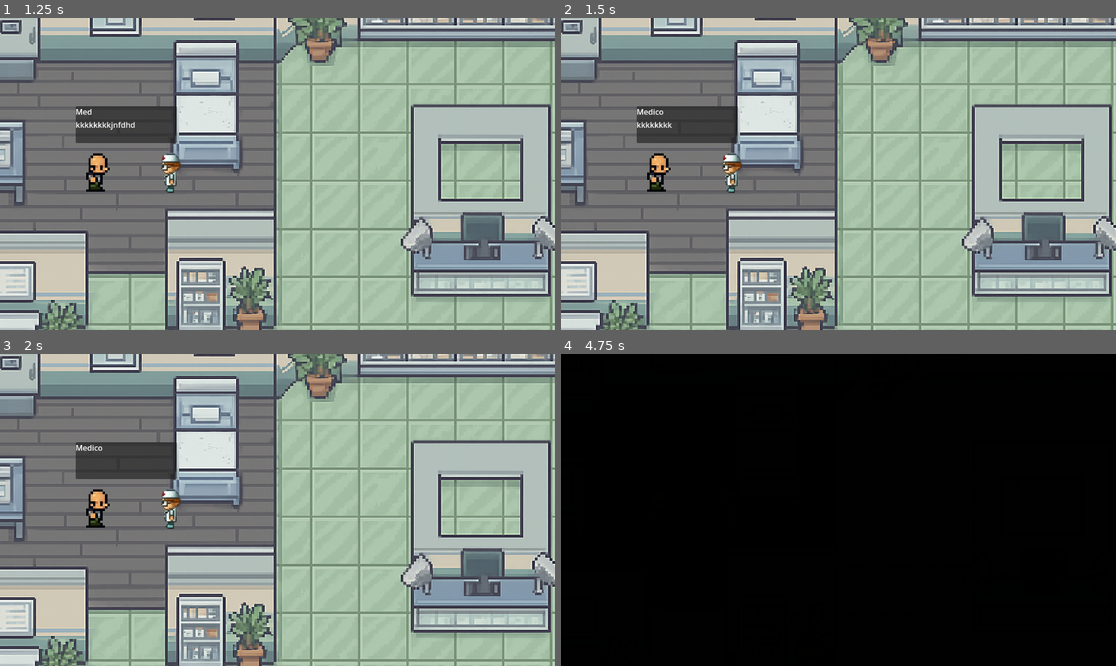
Above: before the commit, frames 1-4 (two rows, left to right).
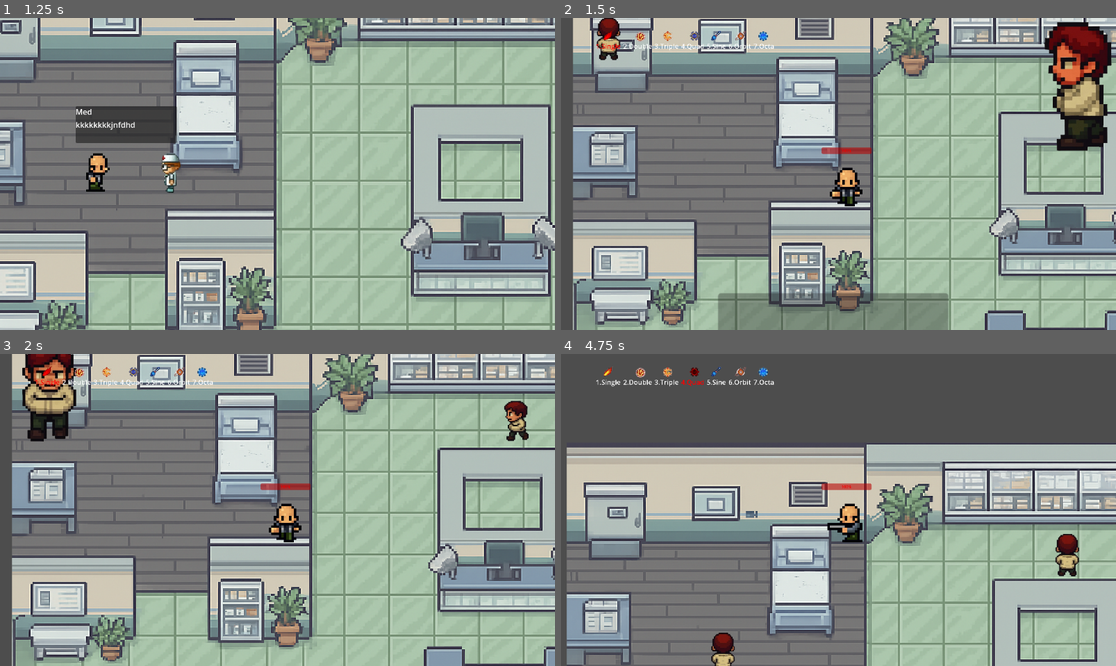
Above: after the commit, the same moments.

Repository: levi-tabosa/trabai_andrea
Game: Godot game, scene res://scenes/cutscene_1.tscn
Two runs of this game, one before a commit and one after it. Both use one fixed random seed, a clock stepped at 60 frames per second and the inputs below. This scene is started directly instead of the project's main scene.
Inputs:
- Up to frame 1 (1.25 s): tap Enter (ui_accept) at 0.5, 0.77 s; hold Right (ui_right) from 0.53 s (still down); tap Keypad Enter (enter) at 0.6 s
- Up to frame 2 (1.5 s): release Right (ui_right) at 1.28 s; hold Down (ui_down) from 1.28 s (still down); tap Keypad Enter (enter) at 1.35 s
- Up to frame 3 (2 s): keep holding Down (ui_down); tap Enter (ui_accept) at 1.52 s
- Up to frame 4 (4.75 s): release Down (ui_down) at 2.03 s; hold Right (ui_right) 2.03-2.78 s; tap 1 (select-1) at 2.1 s; tap Keypad Enter (enter) every 0.75 s from 2.3 to 4.55 s; hold Up (ui_up) 2.78-3.53 s; tap 2 (select-2) at 2.85 s; tap Enter (ui_accept) at 3.02, 3.77, 4.52 s; hold Left (ui_left) from 3.53 s (still down); tap 3 (select-3) at 3.6 s; tap 4 (select-4) at 4.35 s

Frame 1 is identical in both runs. In frame 2, 65% of the frame differs, in the area x 0-100%, y 0-100%; in frame 3, 62%; in frame 4, 100%.

Commit message:
added the change scene

Diff:
--- a/scenes/cutscene_1.tscn
+++ b/scenes/cutscene_1.tscn
@@ -8,7 +8,7 @@
 [ext_resource type="Texture2D" uid="uid://chqemjd03pk7x" path="res://assets/chracther-medic-removebg-preview.png" id="5_5yu3y"]
 
 [sub_resource type="Animation" id="Animation_vqy6s"]
-length = 10.0
+length = 5.0
 tracks/0/type = "value"
 tracks/0/imported = false
 tracks/0/enabled = true
@@ -76,11 +76,14 @@
 tracks/5/interp = 1
 tracks/5/loop_wrap = true
 tracks/5/keys = {
-"times": PackedFloat32Array(0.366667),
-"transitions": PackedFloat32Array(1),
+"times": PackedFloat32Array(0.366667, 4.13333),
+"transitions": PackedFloat32Array(1, 1),
 "values": [{
 "args": [],
 "method": &"pause"
+}, {
+"args": [],
+"method": &"change_scene"
 }]
 }
 tracks/6/type = "value"
--- a/scripts/cutscene_1.gd
+++ b/scripts/cutscene_1.gd
@@ -2,6 +2,7 @@
 
 @export var animated: AnimationPlayer
 @export var autoplay: bool = false
+@export var next_scene: String = "res://scenes/main.tscn"  # Caminho da próxima cena, ex: "res://Cena2.tscn"
 
 func _ready():
 	if animated == null:
@@ -17,4 +18,12 @@
 func _process(delta: float) -> void:
 	if Input.is_action_just_pressed("enter"):
 		if animated and not animated.is_playing():
-			animated.play()  # Retoma a animação pausada
+			animated.play()
+		else:
+			change_scene()
+
+func change_scene():
+	if next_scene != "":
+		get_tree().change_scene_to_file(next_scene)
+	else:
+		print("Caminho da próxima cena não definido.")
